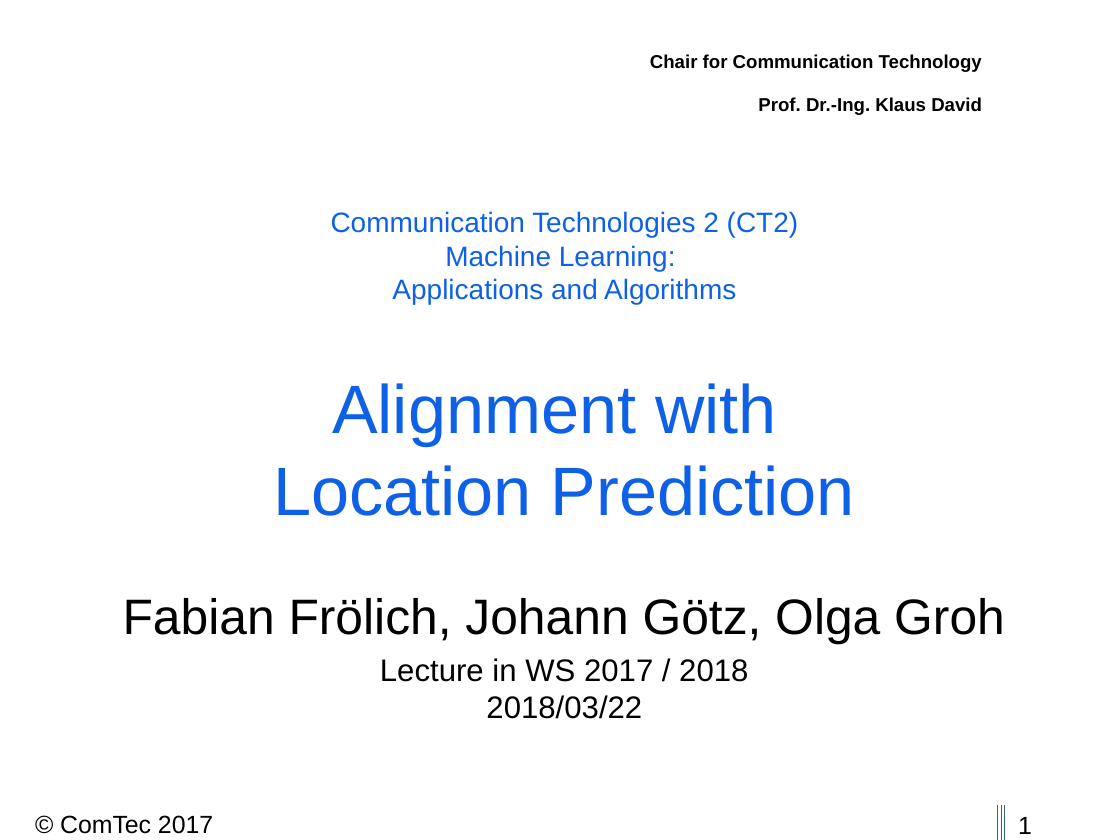
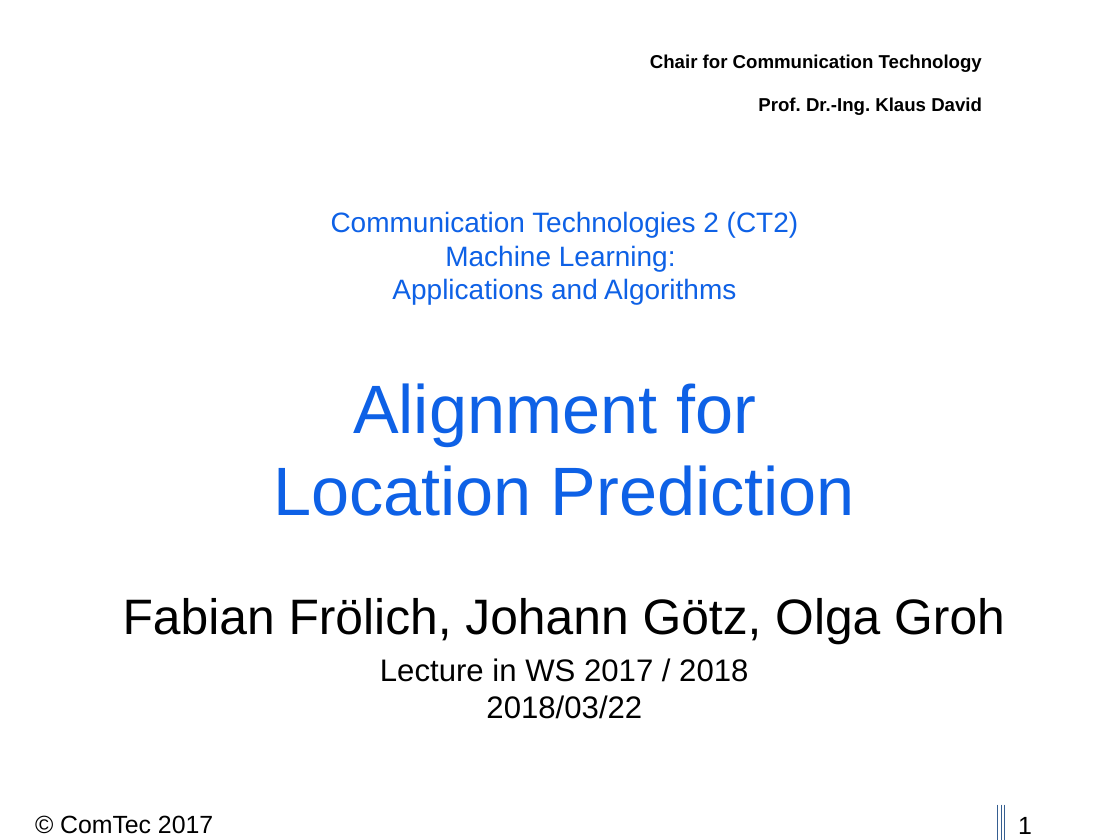
Before and after one commit to thedrayman/ct2-alignment, a slide deck: slide 1 of Presentation/CT2_2017_Alignment.pptx. Drawn at 1120x840 pixels with LibreOffice and Linux fonts; fonts in the diff are those of the drawing; background and template pictures are left out. Boxes give left, top, right and bottom in pixels: in the first picture for what was removed or moved away, otherwise in the second. Text is boxed around its words. In the diff, an @@ line names an element or a change of style, - is before the commit and + after.

```diff
--- a/Presentation/CT2_2017_Alignment.pptx
+++ b/Presentation/CT2_2017_Alignment.pptx
@@ title at <box>273,211,855,516</box>: text changed @@
-Communication Technologies 2 (CT2)
-Machine Learning:
-Applications and Algorithms
-Alignment with
-Location Prediction
+Communication Technologies 2 (CT2)
+Machine Learning:
+Applications and Algorithms
+Alignment for
+Location Prediction
```
Also in this commit, not shown: 1 other file.
